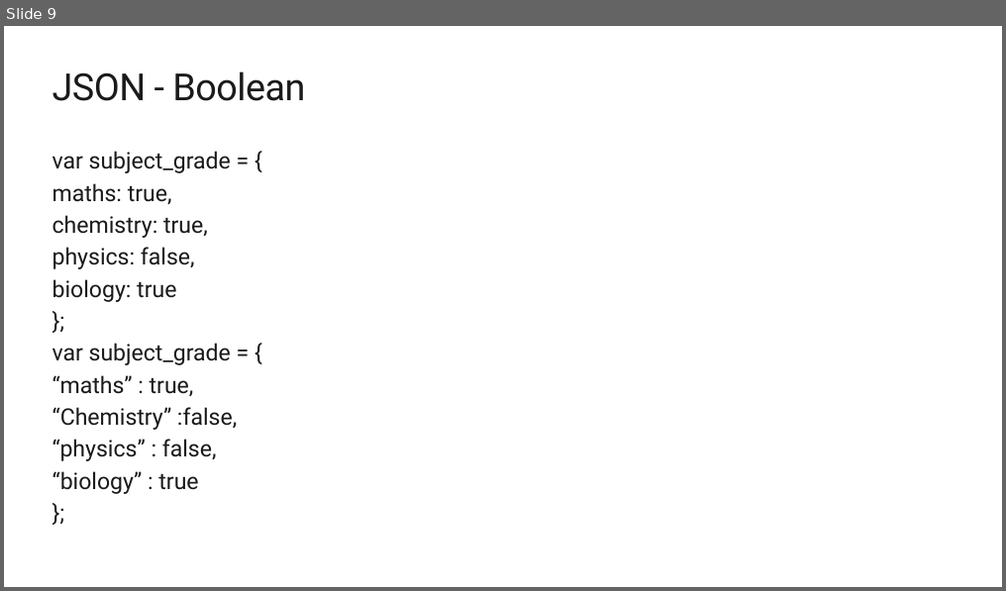
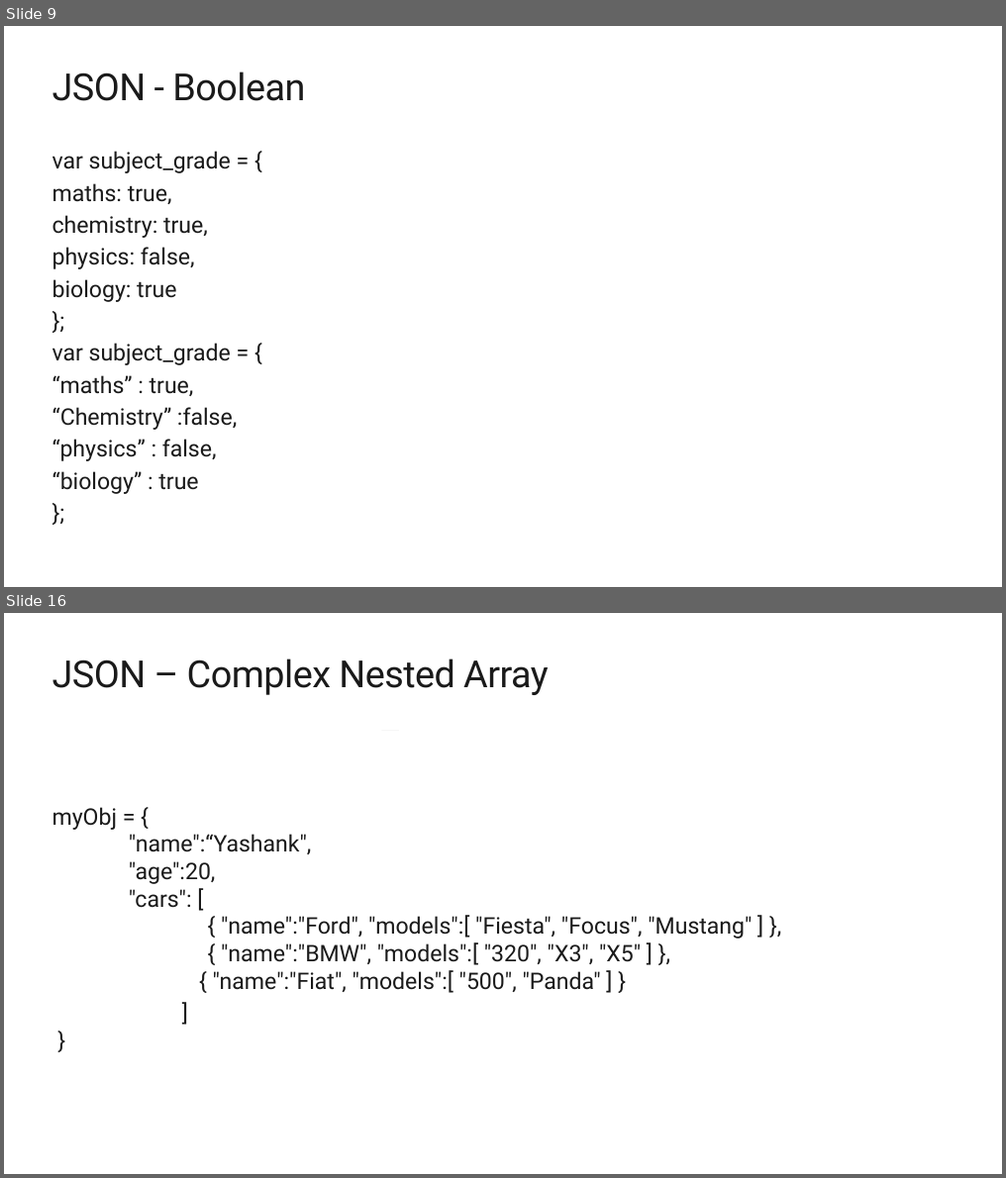
Before and after one commit to Yashank18/MSP-Workshops-Data, a slide deck: JSON_API.pptx. Shown one above the other, each under a label of ours: slide 9 before the commit, slides 9 and 16 after it; the slides between them are not shown. The pictures are 1006x591 and 1006x1178 pixels, drawn with LibreOffice and Linux fonts; fonts in the diff are those of the drawing; background and template pictures are left out. Boxes give left, top, right and bottom in pixels: in the first picture for what was removed or moved away, otherwise in the second. Text is boxed around its words. In the diff, an @@ line names an element or a change of style, - is before the commit and + after.

```diff
--- a/JSON_API.pptx
+++ b/JSON_API.pptx
@@ slide 16 added at (4,613,1002,1174), background #FFFFFF @@
@@ title added at (53,659,548,695), 36 pt, text #1A1A1A @@
+JSON – Complex Nested Array
@@ rectangle added at (381,730,399,730), fill #BCBCBC @@
@@ text added at (53,807,751,993), 22 pt, text #1A1A1A @@
+myObj = {
+"name":“Yashank",
+"age":20,
+"cars": [
+{ "name":"Ford", "models":[ "Fiesta", "Focus", "Mustang" ] },
+{ "name":"BMW", "models":[ "320", "X3", "X5" ] },
+{ "name":"Fiat", "models":[ "500", "Panda" ] }
+]
+}
```
Also in this commit, not shown: 14 other slides added, 25 slides removed.
